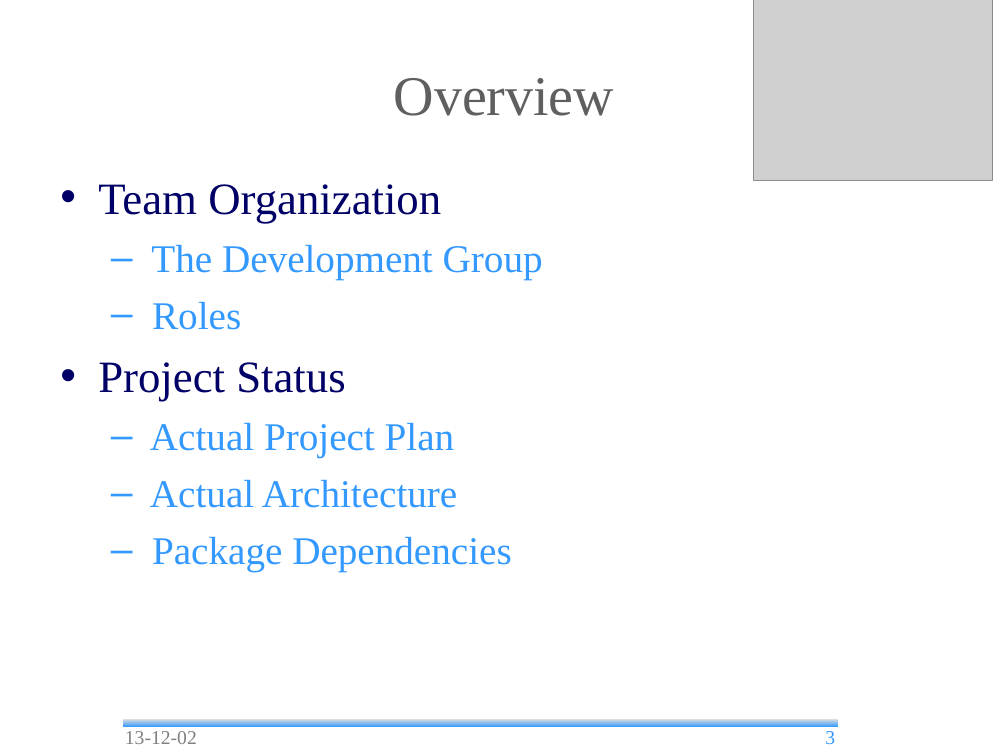
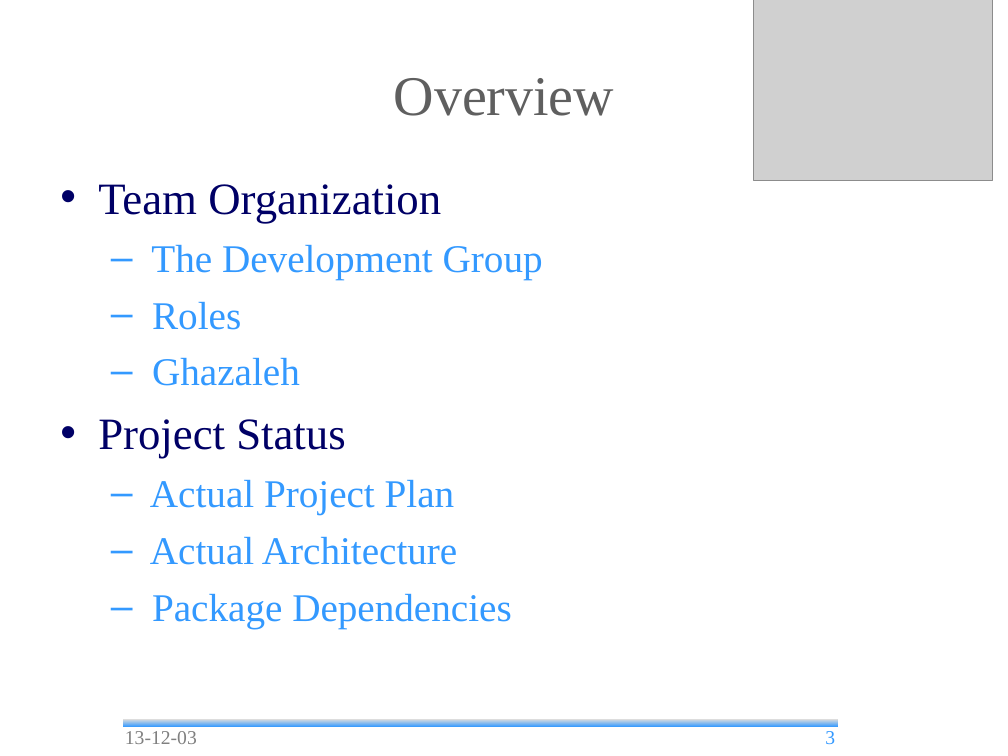
Before and after one commit to andrea-bottoli/DSD, a slide deck: slide 3 of Documentation/Presentations/Status_Report_2.odp. Drawn at 1008x756 pixels with LibreOffice and Linux fonts; fonts in the diff are those of the drawing; grey boxes stand for pictures; background and template pictures are left out. Boxes give left, top, right and bottom in pixels: in the first picture for what was removed or moved away, otherwise in the second. Text is boxed around its words. In the diff, an @@ line names an element or a change of style, - is before the commit and + after.

```diff
--- a/Documentation/Presentations/Status_Report_2.odp
+++ b/Documentation/Presentations/Status_Report_2.odp
@@ text at <box>152,357,300,386</box>: paragraph added @@
+  – Ghazaleh
@@ text at <box>125,731,197,744</box>: text changed @@
-13-12-02
+13-12-03
```
Also in this commit, not shown: 33 other slides changed, 1 slide added, 1 slide removed, 1 other file.
